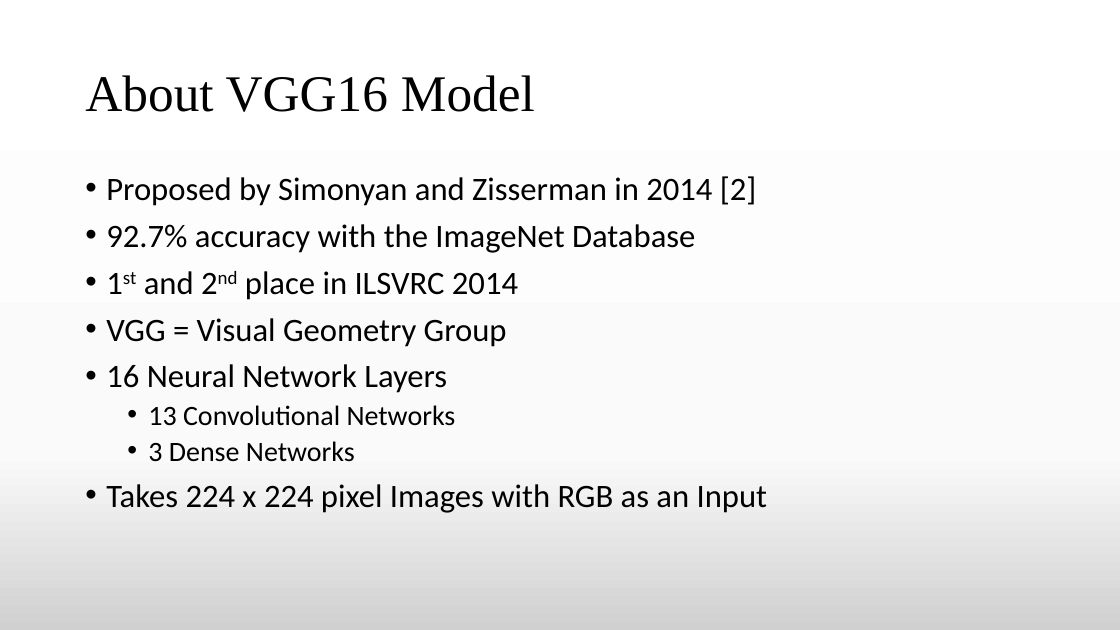
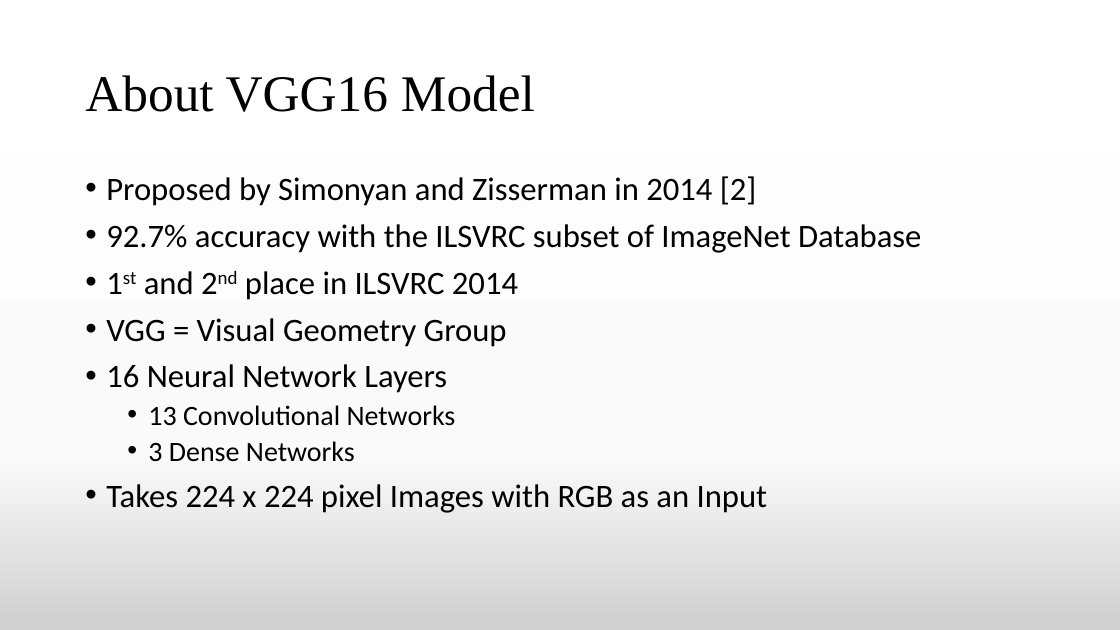
Before and after one commit to TheAnonymousMan/local-language-recognition-gcelt-class-2021, a slide deck: slide 15 of Documentation/4th Year Project Presentation.pptx. Drawn at 1120x630 pixels with LibreOffice and Linux fonts; fonts in the diff are those of the drawing. Boxes give left, top, right and bottom in pixels: in the first picture for what was removed or moved away, otherwise in the second. Text is boxed around its words. In the diff, an @@ line names an element or a change of style, - is before the commit and + after.

```diff
--- a/Documentation/4th Year Project Presentation.pptx
+++ b/Documentation/4th Year Project Presentation.pptx
@@ text at (106, 224, 921, 253): text changed @@
-• 92.7% accuracy with the ImageNet Database
+• 92.7% accuracy with the ILSVRC subset of ImageNet Database
```
Also in this commit, not shown: 4 other slides changed, 2 slides added, 1 slide removed.
